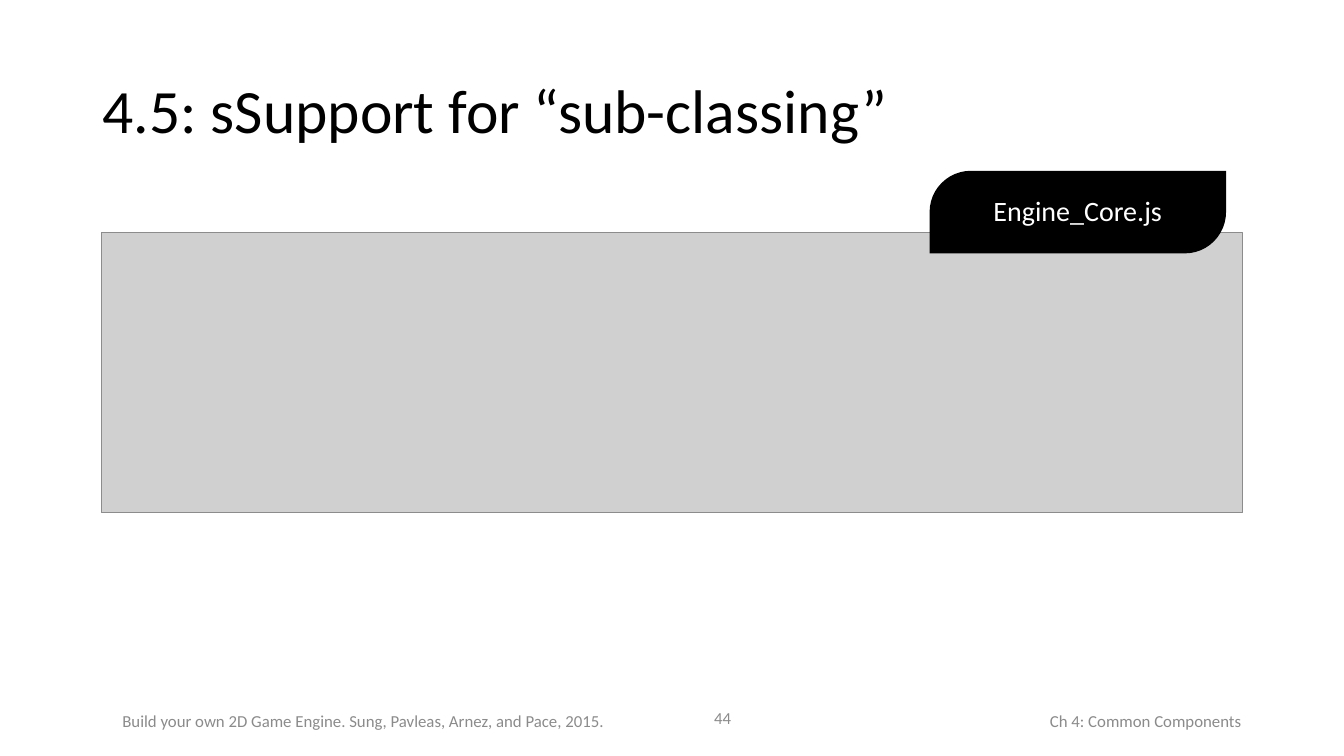
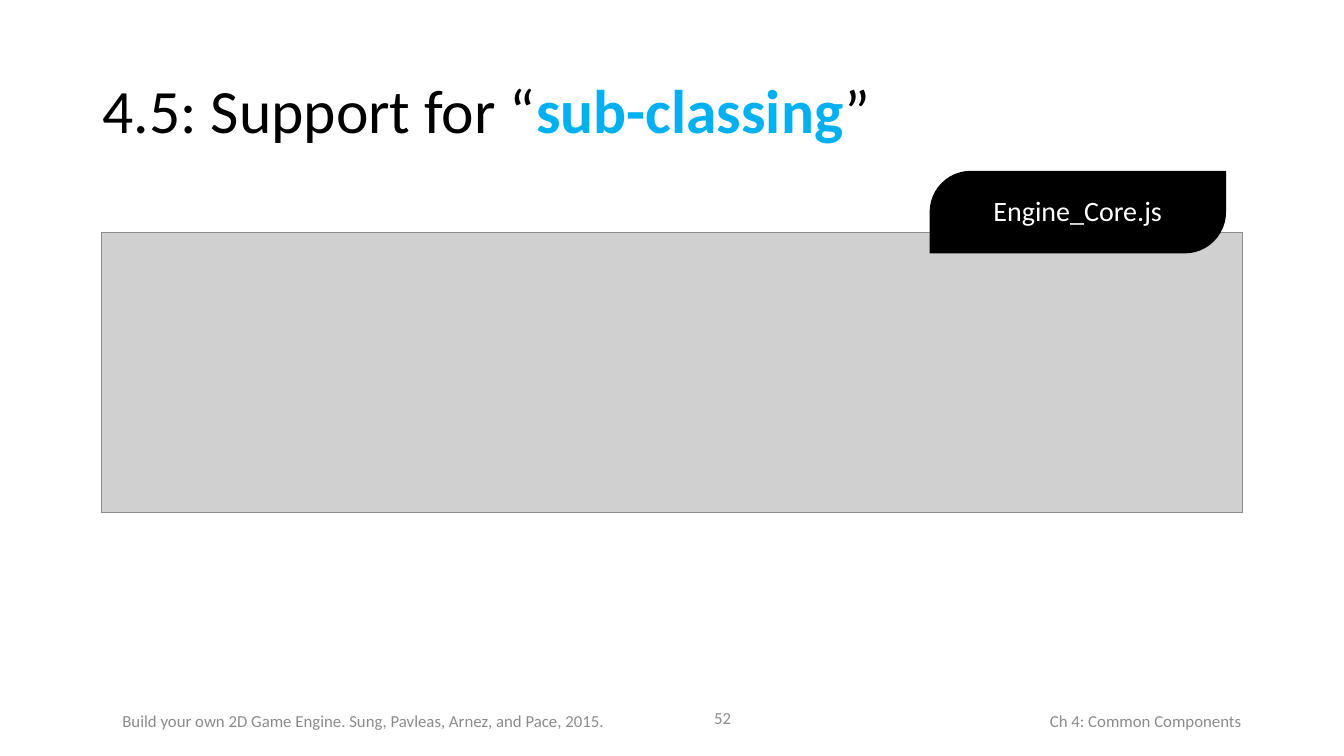
Before and after one commit to HTML5GameEngineGroup/html5engine, a slide deck: slide 52 of Book-PPT/Chap4.pptx (slide 44 before the commit). Drawn at 1344x756 pixels with LibreOffice and Linux fonts; fonts in the diff are those of the drawing; grey boxes stand for pictures. Boxes give left, top, right and bottom in pixels: in the first picture for what was removed or moved away, otherwise in the second. Text is boxed around its words. In the diff, an @@ line names an element or a change of style, - is before the commit and + after.

```diff
--- a/Book-PPT/Chap4.pptx
+++ b/Book-PPT/Chap4.pptx
@@ title at (102,88,870,144): text changed @@
-4.5: sSupport for “sub-classing”
+4.5: Support for “sub-classing”
@@ page number at (714,713,731,724): text changed @@
-44
+52
```
Also in this commit, not shown: 3 other slides changed, 10 slides added, 17 other files.
